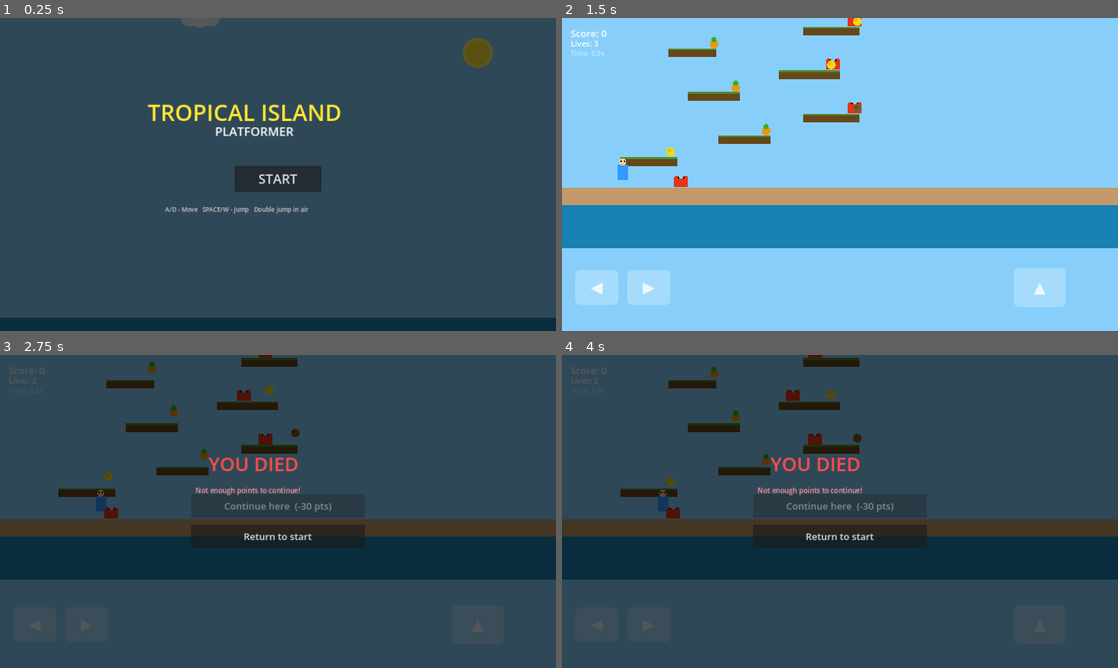
Above: before the commit, frames 1-4 (two rows, left to right).
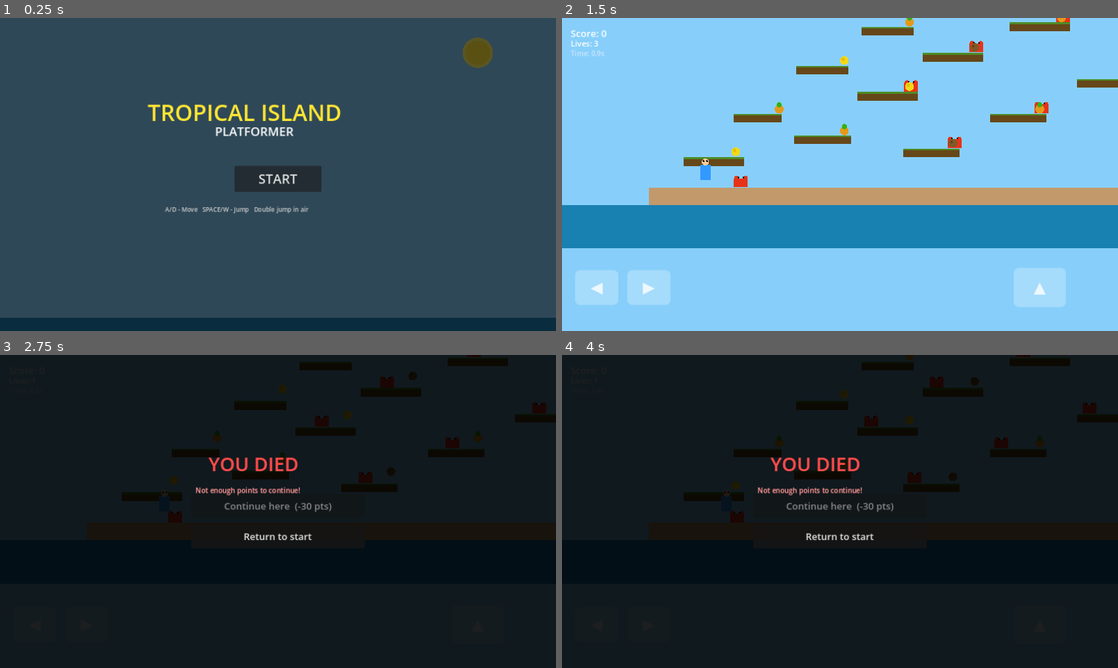
Above: after the commit, the same moments.

Repository: basic-scientia/Tropical-Island-Platformer
Game: Godot game, scene res://main.tscn
Two runs of this game, one before a commit and one after it. Both use one fixed random seed, a clock stepped at 60 frames per second and the inputs below.
Inputs:
- Up to frame 1 (0.25 s): no input
- Up to frame 2 (1.5 s): click "START" at 0.5 s; hold D (move_right) from 1.28 s (still down)
- Up to frame 3 (2.75 s): keep holding D (move_right); tap Space (jump) at 1.52, 2.27 s
- Up to frame 4 (4 s): release D (move_right) at 2.78 s; hold A (move_left) 2.78-3.53 s; hold D (move_right) from 3.53 s (still down); tap Space (jump) at 3.77 s

The runs differ from the first frame. In frame 1, 0.2% of the frame differs, in the area x 32-40%, y 0-4%; in frame 2, 6.9%; in frame 3, 95%, in the area x 0-100%, y 0-100%; in frame 4, 95%.

Commit message:
Expand level to horizontal+vertical scrolling with free camera

Diff:
--- a/cloud.gd
+++ b/cloud.gd
@@ -2,11 +2,9 @@
 
 var speed = 10.0
 var base_y = 0
-var screen_w = 1280
 
 func _ready():
     speed = 5.0 + randi() % 15
-    position.x = randi() % screen_w
     base_y = position.y
 
 func _draw():
@@ -18,6 +16,6 @@
 
 func _process(delta):
     position.x += speed * delta
-    if position.x > screen_w + 80:
-        position.x = -80
+    if position.x > 3200:
+        position.x = -100
         position.y = base_y + randi() % 60 - 30
--- a/main.gd
+++ b/main.gd
@@ -3,6 +3,7 @@
 const SCREEN_W = 1280
 const SCREEN_H = 720
 const GROUND_Y = 650
+const LEVEL_W = 3000
 const LEVEL_H = 3500
 
 var player = null
@@ -23,9 +24,7 @@
 
 func _process(delta):
     if game_started and player and camera:
-        var target = player.position
-        target.x = SCREEN_W / 2
-        camera.position = camera.position.lerp(target, 8.0 * delta)
+        camera.position = camera.position.lerp(player.position, 8.0 * delta)
     if game_started and hud:
         var elapsed = (Time.get_ticks_msec() - start_time) / 1000.0
         hud.update_time(elapsed)
@@ -61,14 +60,14 @@
 func _create_background():
     var sky = ColorRect.new()
     sky.color = Color(0.53, 0.81, 0.98)
-    sky.size = Vector2(SCREEN_W, LEVEL_H + 400)
-    sky.position = Vector2(0, -200)
+    sky.size = Vector2(LEVEL_W + 400, LEVEL_H + 400)
+    sky.position = Vector2(-200, -200)
     sky.z_index = -10
     add_child(sky)
     var sea = ColorRect.new()
     sea.color = Color(0.1, 0.5, 0.7)
-    sea.size = Vector2(SCREEN_W, 100)
-    sea.position = Vector2(0, GROUND_Y + 40)
+    sea.size = Vector2(LEVEL_W + 400, 100)
+    sea.position = Vector2(-200, GROUND_Y + 40)
     sea.z_index = -9
     add_child(sea)
     var sun = Node2D.new()
@@ -179,13 +178,13 @@
     ground.position = Vector2(0, GROUND_Y)
     var collision = CollisionShape2D.new()
     var shape = RectangleShape2D.new()
-    shape.size = Vector2(SCREEN_W * 2, 40)
-    collision.shape = shape
-    collision.position = Vector2(SCREEN_W / 2, 20)
+    shape.size = Vector2(LEVEL_W + 400, 40)
+    collision.shape = shape
+    collision.position = Vector2((LEVEL_W + 400) / 2, 20)
     ground.add_child(collision)
     var sand = ColorRect.new()
     sand.color = Color(0.76, 0.60, 0.42)
-    sand.size = Vector2(SCREEN_W, 40)
+    sand.size = Vector2(LEVEL_W + 400, 40)
     sand.position = Vector2(0, 0)
     ground.add_child(sand)
     add_child(ground)
@@ -211,19 +210,27 @@
     add_child(plat)
 
 func _create_platforms():
-    _create_platform(200, 590, 130)
-    _create_platform(420, 540, 120)
-    _create_platform(620, 490, 130)
-    _create_platform(350, 440, 120)
-    _create_platform(570, 390, 140)
-    _create_platform(300, 340, 110)
-    _create_platform(620, 290, 130)
-    _create_platform(400, 250, 110)
-    _create_platform(650, 210, 130)
-    _create_platform(350, 160, 120)
-    _create_platform(580, 110, 130)
-    _create_platform(300, 70, 100)
-    _create_platform(520, 40, 100)
+    _create_platform(150, 590, 140)
+    _create_platform(400, 540, 130)
+    _create_platform(650, 570, 130)
+    _create_platform(250, 490, 110)
+    _create_platform(550, 440, 140)
+    _create_platform(850, 490, 130)
+    _create_platform(400, 380, 120)
+    _create_platform(700, 350, 140)
+    _create_platform(1050, 410, 130)
+    _create_platform(550, 290, 120)
+    _create_platform(900, 280, 140)
+    _create_platform(1250, 330, 120)
+    _create_platform(700, 220, 110)
+    _create_platform(1050, 200, 130)
+    _create_platform(1400, 250, 120)
+    _create_platform(850, 140, 110)
+    _create_platform(1150, 110, 130)
+    _create_platform(1500, 160, 120)
+    _create_platform(1000, 60, 120)
+    _create_platform(1300, 40, 110)
+    _create_platform(1600, 70, 100)
 
 func _create_player():
     player = CharacterBody2D.new()
@@ -321,9 +328,9 @@
     camera = Camera2D.new()
     camera.position_smoothing_enabled = true
     camera.position_smoothing_speed = 5.0
-    camera.limit_left = 0
-    camera.limit_right = SCREEN_W
-    camera.limit_top = -100
+    camera.limit_left = -200
+    camera.limit_right = LEVEL_W + 200
+    camera.limit_top = -200
     camera.limit_bottom = LEVEL_H
     add_child(camera)
     camera.make_current()
@@ -341,11 +348,16 @@
 
 func _create_enemies():
     _create_enemy_at(250, 570)
-    _create_enemy_at(620, 470)
-    _create_enemy_at(570, 370)
-    _create_enemy_at(620, 270)
-    _create_enemy_at(400, 230)
-    _create_enemy_at(650, 190)
+    _create_enemy_at(650, 550)
+    _create_enemy_at(550, 420)
+    _create_enemy_at(850, 470)
+    _create_enemy_at(700, 330)
+    _create_enemy_at(1050, 390)
+    _create_enemy_at(900, 260)
+    _create_enemy_at(1250, 310)
+    _create_enemy_at(1050, 180)
+    _create_enemy_at(1400, 230)
+    _create_enemy_at(1150, 90)
 
 func _create_fruit_at(x, y):
     var fruit = Area2D.new()
@@ -365,23 +377,30 @@
         player.score_changed.emit(player.score)
 
 func _create_fruits():
-    _create_fruit_at(250, 560)
-    _create_fruit_at(470, 510)
-    _create_fruit_at(680, 460)
-    _create_fruit_at(400, 410)
-    _create_fruit_at(620, 360)
-    _create_fruit_at(350, 310)
-    _create_fruit_at(680, 260)
-    _create_fruit_at(450, 220)
-    _create_fruit_at(700, 180)
-    _create_fruit_at(400, 130)
-    _create_fruit_at(630, 80)
-    _create_fruit_at(350, 40)
-    _create_fruit_at(570, 10)
+    _create_fruit_at(200, 560)
+    _create_fruit_at(450, 510)
+    _create_fruit_at(700, 540)
+    _create_fruit_at(300, 460)
+    _create_fruit_at(600, 410)
+    _create_fruit_at(900, 460)
+    _create_fruit_at(450, 350)
+    _create_fruit_at(750, 320)
+    _create_fruit_at(1100, 380)
+    _create_fruit_at(600, 260)
+    _create_fruit_at(950, 250)
+    _create_fruit_at(1300, 300)
+    _create_fruit_at(750, 190)
+    _create_fruit_at(1100, 170)
+    _create_fruit_at(1450, 220)
+    _create_fruit_at(900, 110)
+    _create_fruit_at(1200, 80)
+    _create_fruit_at(1550, 130)
+    _create_fruit_at(1050, 30)
+    _create_fruit_at(1350, 10)
 
 func _create_goal():
     var area = Area2D.new()
-    area.position = Vector2(570, 10)
+    area.position = Vector2(1700, 50)
     var collision = CollisionShape2D.new()
     var shape = RectangleShape2D.new()
     shape.size = Vector2(60, 80)
@@ -419,11 +438,11 @@
         get_tree().reload_current_scene()
 
 func _create_clouds():
-    for i in 12:
+    for i in 20:
         var cloud = Node2D.new()
         cloud.set_script(preload("res://cloud.gd"))
         add_child(cloud)
-        cloud.position.y = -(i * 280)
+        cloud.position = Vector2(randi() % LEVEL_W, -(randi() % LEVEL_H))
 
 func _create_hud():
     hud = preload("res://hud.gd").new()
